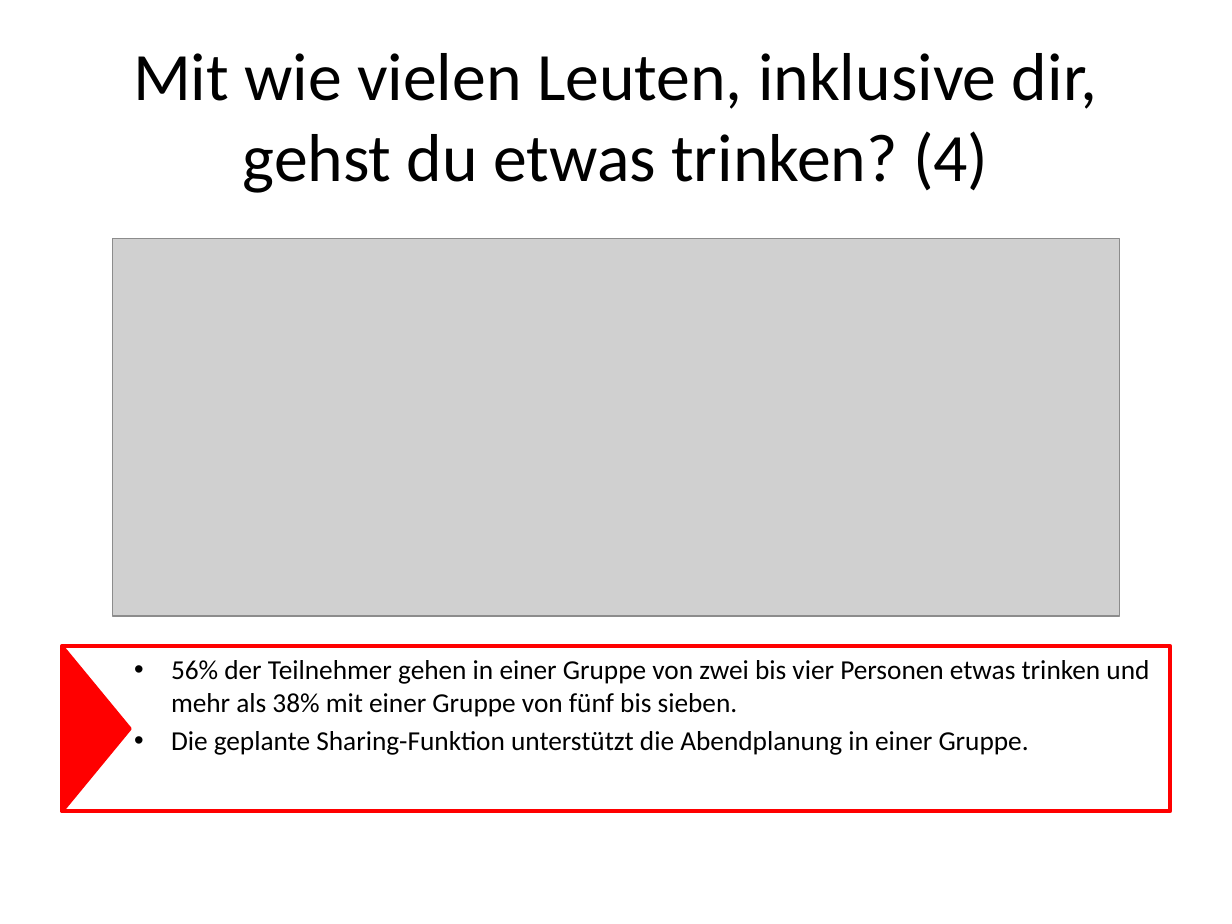
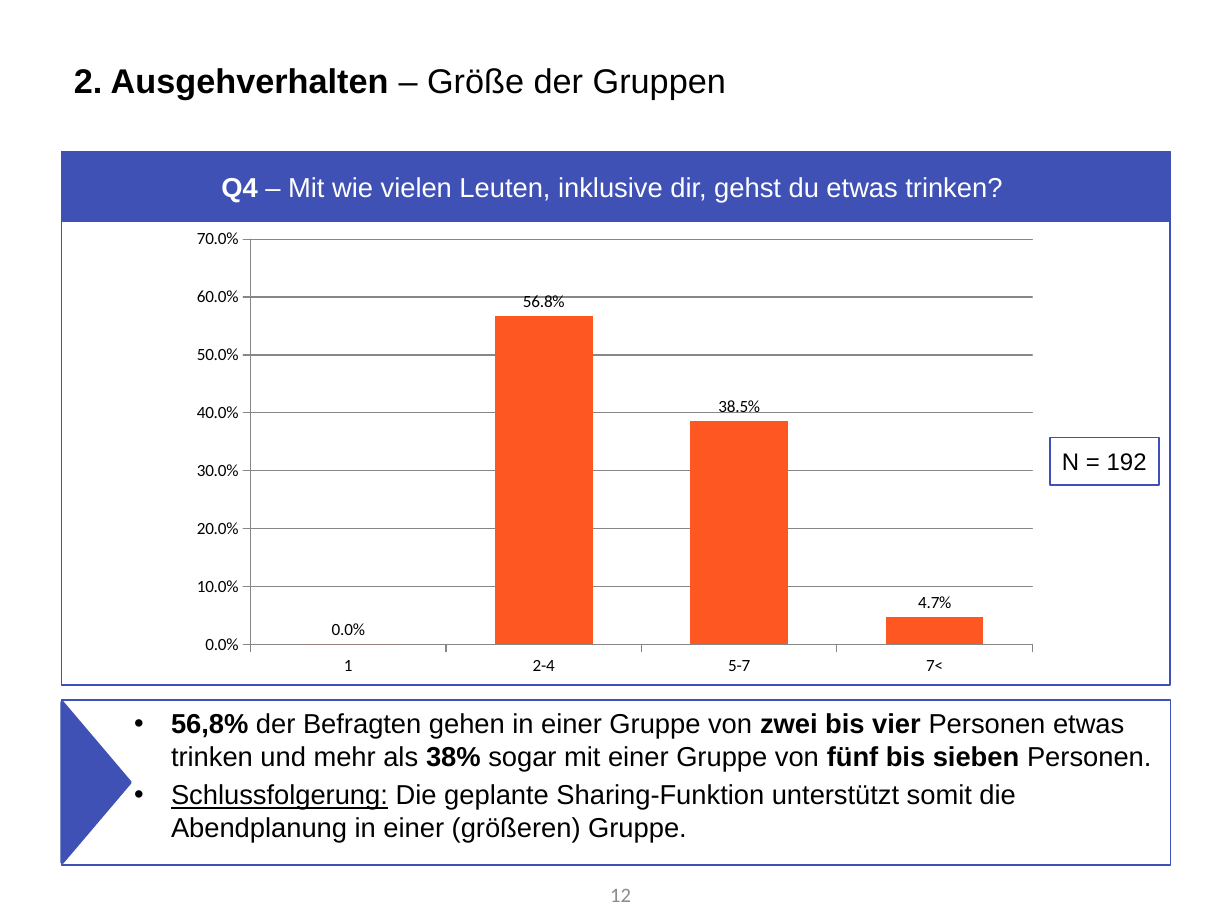
Before and after one commit to Roba1993/Happy-Hour, a slide deck: slide 12 of documents/marketing/Marketing Analyse von Umfrage 1 (5.5).pptx (slide 10 before the commit). Drawn at 1232x924 pixels with LibreOffice and Linux fonts; fonts in the diff are those of the drawing; grey boxes stand for pictures. Boxes give left, top, right and bottom in pixels: in the first picture for what was removed or moved away, otherwise in the second. Text is boxed around its words. In the diff, an @@ line names an element or a change of style, - is before the commit and + after.

```diff
--- a/documents/marketing/Marketing Analyse von Umfrage 1 (5.5).pptx
+++ b/documents/marketing/Marketing Analyse von Umfrage 1 (5.5).pptx
@@ title added at box(74, 68, 726, 99), 20 pt, text #000000, bold @@
+2. Ausgehverhalten – Größe der Gruppen
@@ rectangle added at box(62, 152, 1170, 685), outline #3F51B5 1 pt @@
@@ rectangle "Q4 – Mit wie vielen ...": place and size @@
-rectangle "Q4 – Mit wie vielen ..." at box(133, 53, 1098, 193)
+rectangle "Q4 – Mit wie vielen ..." at box(63, 153, 1169, 221)
@@ rectangle "Q4 – Mit wie vielen ..." at box(63, 153, 1169, 221): fill none to #3F51B5; outline none to #3F51B5 2 pt @@
@@ text in rectangle at box(221, 177, 1002, 203): text changed; size 39.6 to 16 pt; font Calibri to Arial; text colour #000000 to #FFFFFF @@
-Mit wie vielen Leuten, inklusive dir, gehst du etwas trinken? (4)
+Q4 – Mit wie vielen Leuten, inklusive dir, gehst du etwas trinken?
@@ picture removed at box(112, 239, 1120, 616) @@
@@ column chart added at box(180, 221, 1050, 685) @@
+categories: 1, 2-4, 5-7, 7<
+Series 1: 0, 0.568, 0.385, 0.047
@@ rectangle added at box(1050, 437, 1159, 484), outline #3F51B5 1 pt, 14 pt, text #000000 @@
+N = 192
@@ text "56,8% der Befragten gehen in ...": place and size @@
-text "56,8% der Befragten gehen in ..." at box(62, 647, 1170, 812)
+text "56,8% der Befragten gehen in ..." at box(62, 700, 1170, 865)
@@ text "56,8% der Befragten gehen in ..." at box(62, 700, 1170, 865): outline #FF0000 2.25 pt to #3F51B5 1 pt @@
@@ triangle: place and size @@
-triangle at box(62, 646, 130, 811)
+triangle at box(62, 703, 130, 863)
@@ triangle at box(62, 703, 130, 863): fill #FF0000 to #3F51B5; outline #FF0000 2 pt to #3F51B5 2 pt @@
@@ text at box(171, 713, 1151, 843): text changed; font Calibri to Arial @@
-• 56% der Teilnehmer gehen in einer Gruppe von zwei bis vier Personen etwas trinken und mehr als 38% mit einer Gruppe von fünf bis sieben.
-• Die geplante Sharing-Funktion unterstützt die Abendplanung in einer Gruppe.
+• 56,8% der Befragten gehen in einer Gruppe von zwei bis vier Personen etwas trinken und mehr als 38% sogar mit einer Gruppe von fünf bis sieben Personen.
+• Schlussfolgerung: Die geplante Sharing-Funktion unterstützt somit die Abendplanung in einer (größeren) Gruppe.
@@ page number added at box(610, 889, 631, 902), 12 pt, text #8C8C8C @@
+12
```
Also in this commit, not shown: 16 other slides changed, 16 slides added, 11 slides removed.
